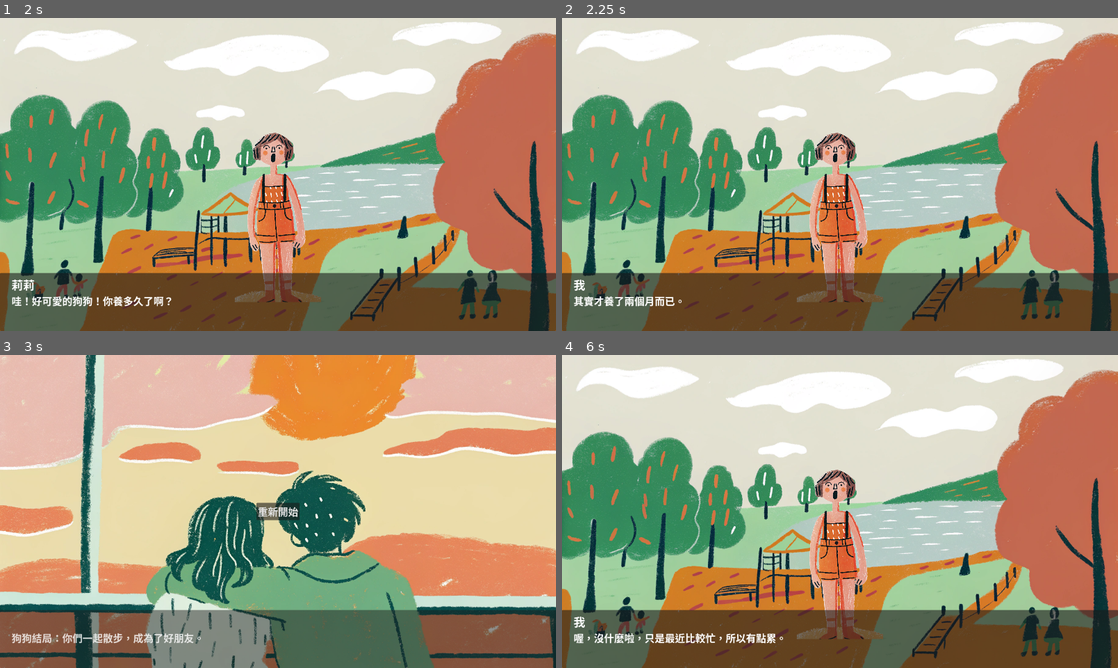
Above: before the commit, frames 1-4 (two rows, left to right).
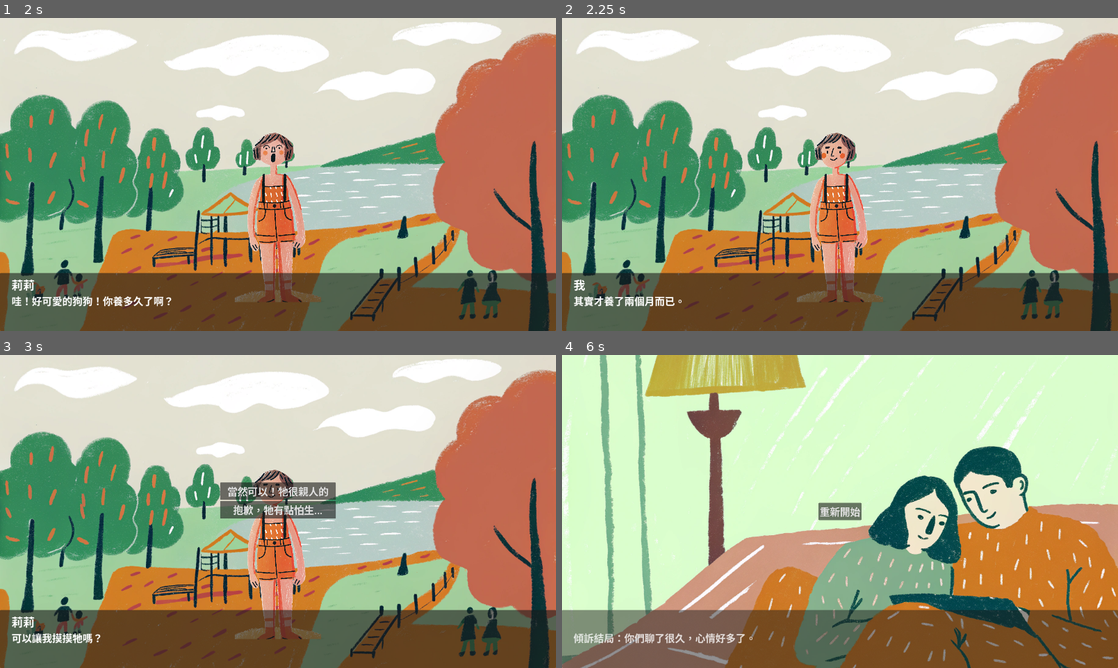
Above: after the commit, the same moments.

Repository: hey77tw/vibe_godot
Game: Godot game, scene res://scenes/DialogueScene.tscn
Same seed, same stepped clock (60 frames per second), same inputs: the game is played once before the commit and once after it.
Inputs (mouse positions are in pixels of both pictures, inside the frame that each line leads up to):
- Up to frame 1 (2 s): tap Enter at 0.5 s; move the mouse to (400, 158) at 0.52 s; click (400, 158) at 0.67 s; click "我來溜狗啦" at 1.25 s
- Up to frame 2 (2.25 s): tap Space at 2 s; move the mouse to (728, 190) at 2.02 s; click (728, 190) at 2.17 s
- Up to frame 3 (3 s): tap Enter at 2.75 s; move the mouse to (333, 442) at 2.77 s; click (333, 442) at 2.92 s
- Up to frame 4 (6 s): click (840, 511) at 3.5 s, where only the run before the commit has a clickable "重新開始"; click (840, 492) at 4.25 s, where only the run after the commit has a clickable "好，改天見！"; click (840, 508) at 5 s, where only the run before the commit has a clickable "對啊，最近心情不好，來散散心"; click (840, 492) at 5.75 s, where only the run after the commit has a clickable "一起去吧！"

Frame 1 is identical in both runs. In frame 2, 0.3% of the frame differs, in the area x 44-55%, y 36-89%; in frame 3, 97%, in the area x 0-100%, y 0-100%; in frame 4, 92%.

Commit message:
更改了新的劇情

Diff:
--- a/scripts/dialogue_scene.gd
+++ b/scripts/dialogue_scene.gd
@@ -18,22 +18,22 @@
 		"choices": [
 			{
 				"text": "我來溜狗啦",
-				"next_dialogue": "dog_route"
+				"next_dialogue": "dog_route_1"
 			},
 			{
 				"text": "對啊，最近心情不好，來散散心",
-				"next_dialogue": "feeling_route"
+				"next_dialogue": "feeling_route_1"
 			},
 			{
 				"text": "對啊，我想說可能會遇見你。",
-				"next_dialogue": "reject_route"
+				"next_dialogue": "stalker_route_1"
 			}
 		]
 	}
 ]
 
 var dialogue_routes = {
-	"dog_route": [
+	"dog_route_1": [
 		{
 			"character": "莉莉",
 			"text": "哇！好可愛的狗狗！你養多久了啊？",
@@ -43,38 +43,176 @@
 		{
 			"character": "我",
 			"text": "其實才養了兩個月而已。",
-			"character_image": "res://resources/characters/girl-a-surprise.png",
-			"background": "res://resources/backgrounds/a-park.png"
-		},
+			"character_image": "res://resources/characters/girl-a-normal.png",
+			"background": "res://resources/backgrounds/a-park.png"
+		},
+		{
+			"character": "莉莉",
+			"text": "可以讓我摸摸牠嗎？",
+			"character_image": "res://resources/characters/girl-a-normal.png",
+			"background": "res://resources/backgrounds/a-park.png",
+			"choices": [
+				{
+					"text": "當然可以！牠很親人的",
+					"next_dialogue": "dog_route_2a"
+				},
+				{
+					"text": "抱歉，牠有點怕生...",
+					"next_dialogue": "dog_route_2b"
+				}
+			]
+		}
+	],
+	"dog_route_2a": [
+		{
+			"character": "莉莉",
+			"text": "真的好可愛！而且好乖喔～",
+			"character_image": "res://resources/characters/girl-a-surprise.png",
+			"background": "res://resources/backgrounds/a-park.png"
+		},
+		{
+			"character": "我",
+			"text": "對啊，牠很喜歡你呢！",
+			"character_image": "res://resources/characters/girl-a-normal.png",
+			"background": "res://resources/backgrounds/a-park.png"
+		},
+		{
+			"character": "莉莉",
+			"text": "我也很喜歡狗狗！我們要不要一起散步？",
+			"character_image": "res://resources/characters/girl-a-normal.png",
+			"background": "res://resources/backgrounds/a-park.png",
+			"choices": [
+				{
+					"text": "好啊，一起走吧！",
+					"next_dialogue": "dog_happy_end"
+				}
+			]
+		}
+	],
+	"dog_route_2b": [
+		{
+			"character": "莉莉",
+			"text": "這樣啊...那我們改天再約吧！",
+			"character_image": "res://resources/characters/girl-a-sad.png",
+			"background": "res://resources/backgrounds/a-park.png",
+			"choices": [
+				{
+					"text": "好，改天見！",
+					"next_dialogue": "feeling_route_2"
+				}
+			]
+		}
+	],
+	"dog_happy_end": [
 		{
 			"is_ending": true,
 			"ending_text": "狗狗結局：你們一起散步，成為了好朋友。",
-			"background": "res://resources/endings/ending-sunshine.png"
-		}
-	],
-	"feeling_route": [
-		{
-			"character": "莉莉",
-			"text": "你最近怎麼嗎？還好嗎？",
-			"character_image": "res://resources/characters/girl-a-surprise.png",
-			"background": "res://resources/backgrounds/a-park.png"
-		},
-		{
-			"character": "我",
-			"text": "喔，沒什麼啦，只是最近比較忙，所以有點累。",
-			"character_image": "res://resources/characters/girl-a-surprise.png",
-			"background": "res://resources/backgrounds/a-park.png"
-		},
+			"background": "res://resources/endings/ending-dog.png"
+		}
+	],
+	"feeling_route_1": [
+		{
+			"character": "莉莉",
+			"text": "你最近怎麼了？還好嗎？",
+			"character_image": "res://resources/characters/girl-a-surprise.png",
+			"background": "res://resources/backgrounds/a-park.png"
+		},
+		{
+			"character": "我",
+			"text": "喔，沒什麼啦...",
+			"character_image": "res://resources/characters/girl-a-normal.png",
+			"background": "res://resources/backgrounds/a-park.png",
+			"choices": [
+				{
+					"text": "只是工作有點累...",
+					"next_dialogue": "feeling_route_2"
+				},
+				{
+					"text": "其實是感情問題...",
+					"next_dialogue": "feeling_route_3"
+				}
+			]
+		}
+	],
+	"feeling_route_2": [
+		{
+			"character": "莉莉",
+			"text": "工作太忙了嗎？要不要去喝杯咖啡？",
+			"character_image": "res://resources/characters/girl-a-normal.png",
+			"background": "res://resources/backgrounds/a-park.png"
+		},
+		{
+			"character": "我",
+			"text": "好啊，正好附近有間不錯的咖啡廳。",
+			"character_image": "res://resources/characters/girl-a-normal.png",
+			"background": "res://resources/backgrounds/a-park.png",
+			"choices": [
+				{
+					"text": "一起去吧！",
+					"next_dialogue": "feeling_happy_end"
+				}
+			]
+		}
+	],
+	"feeling_route_3": [
+		{
+			"character": "莉莉",
+			"text": "欸？是發生什麼事了嗎？",
+			"character_image": "res://resources/characters/girl-a-surprise.png",
+			"background": "res://resources/backgrounds/a-park.png"
+		},
+		{
+			"character": "我",
+			"text": "其實...",
+			"character_image": "res://resources/characters/girl-a-sad.png",
+			"background": "res://resources/backgrounds/a-park.png",
+			"choices": [
+				{
+					"text": "我想多聊聊...",
+					"next_dialogue": "feeling_happy_end"
+				},
+				{
+					"text": "算了，不說也罷",
+					"next_dialogue": "stalker_route_2"
+				}
+			]
+		}
+	],
+	"feeling_happy_end": [
 		{
 			"is_ending": true,
 			"ending_text": "傾訴結局：你們聊了很久，心情好多了。",
 			"background": "res://resources/endings/ending-home.png"
 		}
 	],
-	"reject_route": [
-		{
-			"character": "莉莉",
-			"text": "⋯⋯你怎麼知道我會在公園，你是變態嗎？",
+	"stalker_route_1": [
+		{
+			"character": "莉莉",
+			"text": "咦？你怎麼知道我會在這裡？",
+			"character_image": "res://resources/characters/girl-a-surprise.png",
+			"background": "res://resources/backgrounds/a-park.png"
+		},
+		{
+			"character": "我",
+			"text": "這個嘛...",
+			"character_image": "res://resources/characters/girl-a-normal.png",
+			"background": "res://resources/backgrounds/a-park.png",
+			"choices": [
+				{
+					"text": "我常常看到你在這裡散步",
+					"next_dialogue": "stalker_route_2"
+				},
+				{
+					"text": "只是碰巧啦！",
+					"next_dialogue": "stalker_route_3"
+				}
+			]
+		}
+	],
+	"stalker_route_2": [
+		{
+			"character": "莉莉",
+			"text": "你該不會一直在觀察我吧？",
 			"character_image": "res://resources/characters/girl-a-angry.png",
 			"background": "res://resources/backgrounds/a-park.png"
 		},
@@ -82,6 +220,24 @@
 			"is_ending": true,
 			"ending_text": "壞結局：你被當成了跟蹤狂...",
 			"background": "res://resources/endings/ending-fail.png"
+		}
+	],
+	"stalker_route_3": [
+		{
+			"character": "莉莉",
+			"text": "真的嗎？怎麼感覺怪怪的...",
+			"character_image": "res://resources/characters/girl-a-sad.png",
+			"background": "res://resources/backgrounds/a-park.png",
+			"choices": [
+				{
+					"text": "其實我有事想跟你說...",
+					"next_dialogue": "stalker_route_2"
+				},
+				{
+					"text": "抱歉，我先走了",
+					"next_dialogue": "feeling_route_2"
+				}
+			]
 		}
 	]
 }
Binary file added: resources/endings/ending-dog.png
Not shown, added: resources/endings/ending-dog.png.import
